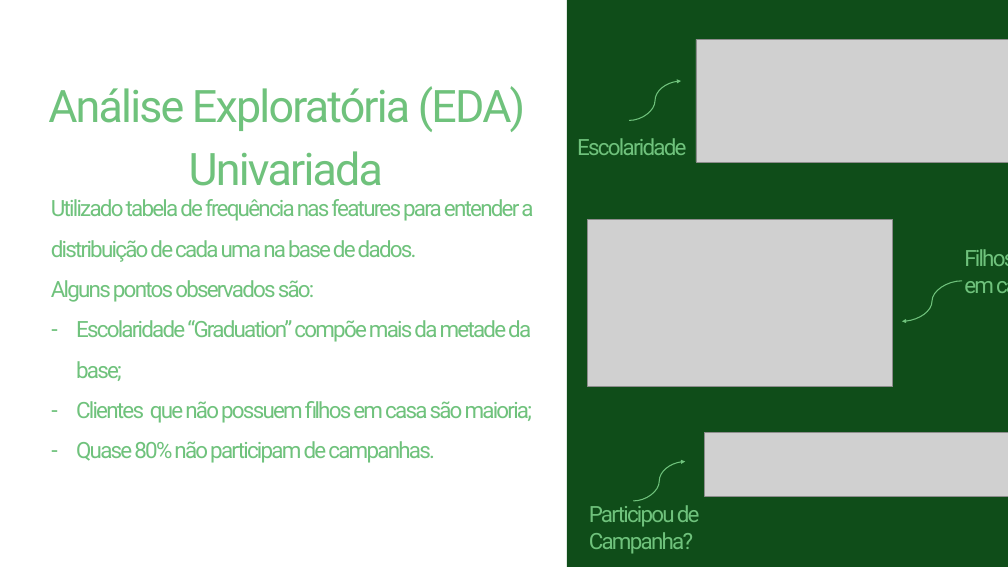
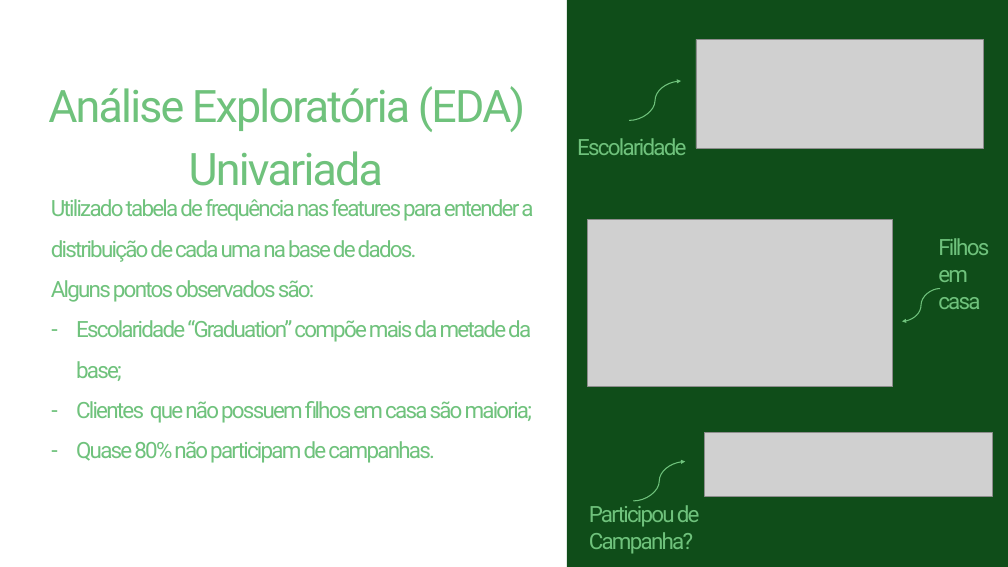
Before and after one commit to guilhermediasmartins2/CaseIfood, a slide deck: slide 4 of reports/Case_Marketing.pptx. Drawn at 1008x567 pixels with LibreOffice and Linux fonts; fonts in the diff are those of the drawing; grey boxes stand for pictures. Boxes give left, top, right and bottom in pixels: in the first picture for what was removed or moved away, otherwise in the second. Text is boxed around its words. In the diff, an @@ line names an element or a change of style, - is before the commit and + after.

```diff
--- a/reports/Case_Marketing.pptx
+++ b/reports/Case_Marketing.pptx
@@ picture: place and size @@
-picture at [696,39,1008,162]
+picture at [696,39,984,148]
@@ text "Filhos em casa" rewrapped from [964,249,1008,293] to [938,238,989,309] @@
@@ curved arrow moved from (962, 281) - (902, 322) to (940, 288) - (902, 322) @@
@@ picture: place and size @@
-picture at [705,432,1008,496]
+picture at [705,432,992,496]
```
Also in this commit, not shown: 1 slide removed, 1 other file.
